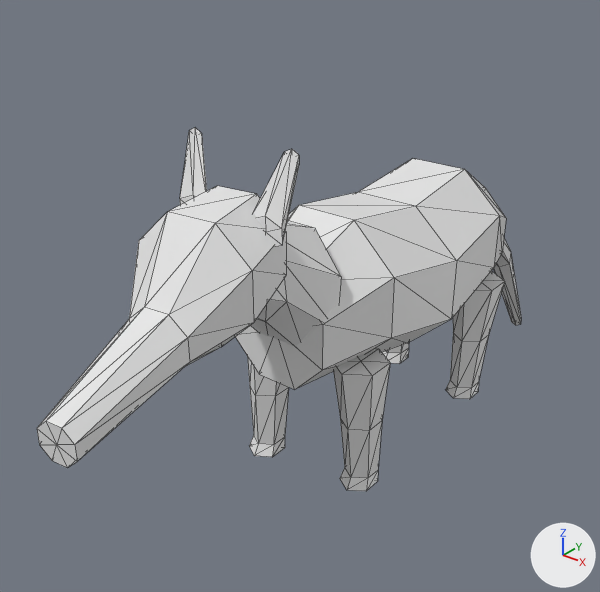
A saved change to the OBJ model data/animals/quati/eat/3.obj.
The view is the same before and after, from a camera (50 mm lens) standing at (0.738, -1.161, 0.985) and looking at (-0.085, -0.133, 0.347). The lights are fixed; the arrows at lower right show +X, +Y and +Z. The picture after the commit comes second. Mesh edges are drawn as thin lines. Where no turn or scale is listed for an object, it has been applied to the vertices.

Objects in the first picture: 'quati_eat_3'.
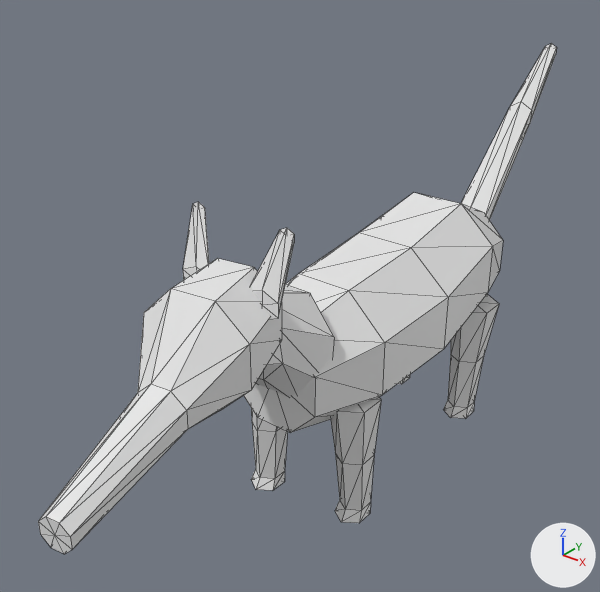
What differs and where, as boxes (x1, y1, x2, y2) in the pictures (600 x 592 px; the box of a moved part takes in the faces that stretch with it):
'quati_eat_3', reshaped (7% wider, 41% taller): before (37, 128, 521, 491); after (38, 43, 557, 554)
part 1 of me_quati_eat_3, moved or reshaped: before (333, 349, 390, 491); after (330, 397, 381, 523)
part 2 of me_quati_eat_3, moved or reshaped (mostly hidden afterwards): before (382, 343, 409, 364); after (398, 375, 410, 384)
part 3 of me_quati_eat_3, moved or reshaped: before (180, 128, 207, 205); after (183, 202, 209, 280)
part 4 of me_quati_eat_3, moved or reshaped: before (254, 149, 299, 246); after (251, 228, 294, 319)
part 5 of me_quati_eat_3, moved or reshaped: before (37, 158, 521, 468); after (38, 43, 557, 554)

Diff of the bpy script that builds the scene:
```diff
--- a/data/animals/quati/eat/3.obj.py
+++ b/data/animals/quati/eat/3.obj.py
@@ me_quati_eat_3 @@
 # used by ob_quati_eat_3; location = (0.0, 0.0, 0.0)
-me_quati_eat_3.from_pydata(...)  # 254 vertices, 468 faces; spans x -0.144..0.144, y -0.735..0.634, z 0.0..0.696
+me_quati_eat_3.from_pydata(...)  # 254 vertices, 468 faces; spans x -0.135..0.135, y -0.762..0.633, z 0.0..0.691
+# me_quati_eat_3 part 1: the loose piece of 26 vertices spanning x 0.054..0.132, y -0.25..-0.147, z 0.07..0.309 is scaled about its middle by (0.944, 0.949, 1), then moved by (-0.006, -0.006, -0.07)
+# me_quati_eat_3 part 2: the loose piece of 26 vertices spanning x -0.135..-0.051, y 0.143..0.254, z 0.07..0.309 is scaled about its middle by (0.944, 0.949, 1), then moved by (0.006, 0.006, -0.053)
+# me_quati_eat_3 part 3: the loose piece of 14 vertices spanning x -0.087..-0.028, y -0.403..-0.373, z 0.567..0.696 is moved by (0.005, -0.007, -0.103)
+# me_quati_eat_3 part 4: the loose piece of 14 vertices spanning x 0.047..0.107, y -0.403..-0.373, z 0.567..0.696 is moved by (-0.002, -0.007, -0.103)
+# me_quati_eat_3 part 5: 174 of 254 vertices moved; they spanned x -0.144..0.144, y -0.735..0.634, z 0.0..0.625 and now span x -0.135..0.135, y -0.762..0.633, z 0.0..0.691; mean shift (0.001, -0.002, -0.036); largest move (-0.013, 0.634, 0.008) -> (-0.013, 0.633, 0.668)
```
